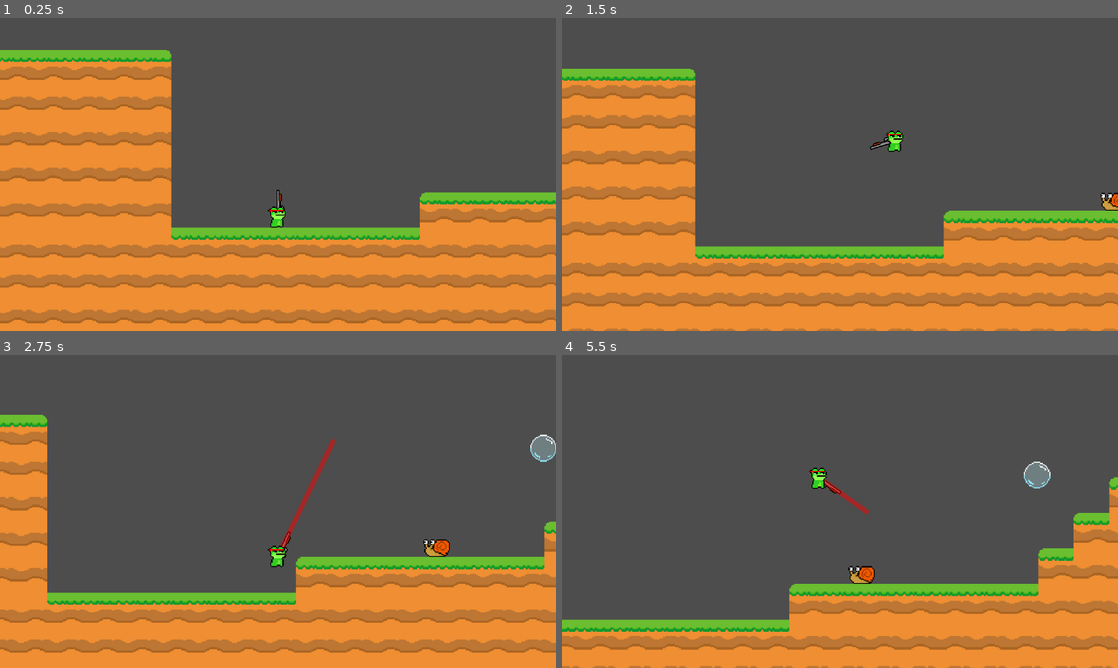
Above: before the commit, frames 1-4 (two rows, left to right).
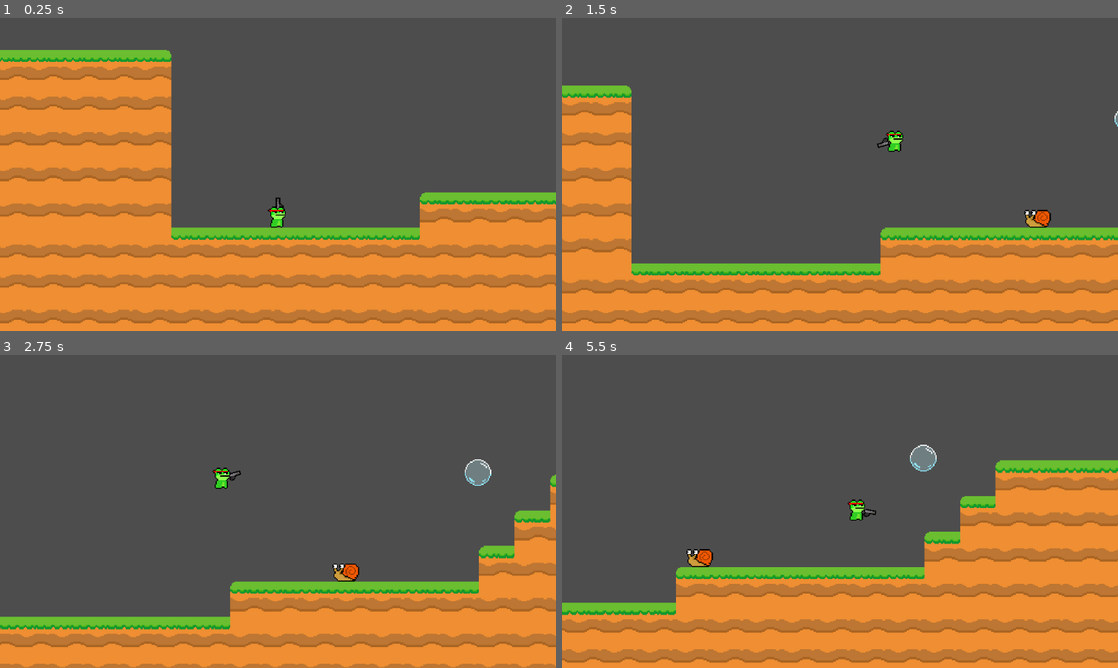
Above: after the commit, the same moments.

Repository: DylanMather2004/Gunphibian
Game: Godot game, scene res://Scenes/Levels/Level 1.tscn
Two runs of this game, one before a commit and one after it. Both use one fixed random seed, a clock stepped at 60 frames per second and the inputs below. The project has no main scene, so this scene is started directly.
Inputs (mouse positions are in pixels of both pictures, inside the frame that each line leads up to):
- Up to frame 1 (0.25 s): no input
- Up to frame 2 (1.5 s): tap Enter at 0.5 s; move the mouse to (962, 158) at 0.52 s; hold Right mouse button (Lick) 0.53-1.28 s; hold D (Right) from 0.53 s (still down); tap Space (Jump) at 0.77, 0.8, 1.07, 1.35 s; move the mouse to (728, 190) at 1.27 s
- Up to frame 3 (2.75 s): tap Space (Jump) at 1.52, 1.82, 2.3 s; right-click (166, 527) at 1.55 s; move the mouse to (333, 442) at 2.02 s; release D (Right) at 2.03 s; hold A (Left) from 2.03 s (still down); hold Right mouse button (Lick) from 2.03 s (still down)
- Up to frame 4 (5.5 s): move the mouse to (812, 574) at 2.77 s; release A (Left) at 2.78 s; release Right mouse button (Lick) at 2.78 s; hold D (Right) 2.78-4.28 s; click (812, 574) at 2.85 s; tap Space (Jump) at 3.02, 3.32, 3.77, 3.8, 4.07, 4.35, 4.52, 4.82, 5.3 s; right-click (812, 574) at 3.05 s; move the mouse to (1006, 558) at 3.52 s; hold Right mouse button (Lick) 3.53-4.28 s; move the mouse to (673, 464) at 4.27 s; hold A (Left) 4.28-5.03 s; right-click (673, 464) at 4.55 s; move the mouse to (867, 511) at 5.02 s; hold D (Right) from 5.03 s (still down); hold Right mouse button (Lick) from 5.03 s (still down)

The runs differ from the first frame. In frame 1, less than 0.1% of the frame differs, in the area x 49-52%, y 54-64%; in frame 2, 34%, in the area x 0-100%, y 16-100%; in frame 3, 27%; in frame 4, 33%.

Commit message:
Weapon-Dependant Damage
----Changelog----
Weapon now assigns damage TO bullets
GRAPPLE REMOVED
Move Input moved into a separate function

Diff:
--- a/Scenes/Levels/Level 1.tscn
+++ b/Scenes/Levels/Level 1.tscn
@@ -64,6 +64,7 @@
 move_speed = 150
 jump_height = 280
 fling_force = 400
+current_weapon = 1
 
 [node name="TileMap" type="TileMap" parent="."]
 tile_set = SubResource("TileSet_k60ef")
--- a/Scripts/Character Scripts/Player.gd
+++ b/Scripts/Character Scripts/Player.gd
@@ -33,7 +33,7 @@
 
 func _ready():
 	health = max_health
-	weapons[current_weapon-1]._Equip()
+	weapons[0]._Equip()
 	actual_friction=friction
 
 func _physics_process(delta):
@@ -51,43 +51,20 @@
 			velocity.x=lerp(velocity.x,0.0,actual_friction)
 		if !is_on_floor():
 			velocity.y+=gravity*delta
-
-
-		if Input.is_action_just_released("Lick"):
-			Engine.time_scale = 1
-			_fling_calculation()
+		_move_input()
 		move_and_slide()
-		if Input.is_action_just_pressed('Jump'):
-			jumpBuffer=0.2
 		if jumpBuffer>0.0&&is_on_floor():
 			velocity.y=-jump_height
-		var space_state = get_world_2d().direct_space_state
-		var query = PhysicsRayQueryParameters2D.create(global_position,get_global_mouse_position(),collision_mask,[self])
-		query.collide_with_areas=true
-		var result = space_state.intersect_ray(query)
-		if result:
-			end_point=result.position
-			if result.collider.is_in_group('Lickable'):
-				line_colour = Color(0,255,0,0.5)
-				target=result.collider
-			else:
-				line_colour=Color(255,0,0,0.5)
-				target=null
-		else:
-			line_colour=Color(255,0,0,0.5)
-			end_point=get_global_mouse_position()
-			target=null
-		queue_redraw()
 
+func _move_input():
+	direction = Input.get_axis("Left","Right")
+	if direction:
+		velocity.x=lerp(velocity.x,direction*move_speed,acceleration)
+	else:
+		velocity.x=lerp(velocity.x,0.0,actual_friction)
+	if Input.is_action_just_pressed('Jump'):
+			jumpBuffer=0.2
 
-func _fling_calculation():
-	if target !=null:
-		var flingdir = (get_global_mouse_position()-global_position).normalized()
-		var flingvelocity =flingdir*fling_force
-		actual_friction=grapple_friction
-		$GrappleTimer.start(0.3)
-
-		velocity=flingvelocity
 
 func change_health(change):
 	if change<0&&invincible==false:
@@ -119,7 +96,3 @@
 		if current_weapon>weapons.size():
 			current_weapon=1
 		weapons[current_weapon-1]._Equip()
-
-
-func _on_grapple_timer_timeout():
-	actual_friction=friction
--- a/Scripts/Weapon and Projectile Scripts/Weapon.gd
+++ b/Scripts/Weapon and Projectile Scripts/Weapon.gd
@@ -9,6 +9,7 @@
 var can_fire = true
 @export var fire_rate = 0.2
 @export var bullet_spread = 0.1
+@export var bullet_lifetime=0.5
 func _ready():
 	$Sprite.visible = equipped
 func _physics_process(delta):
@@ -30,6 +31,7 @@
 	bullet_instance.transform=$Firepoint.global_transform
 	rng.randomize()
 	bullet_instance.rotation += rng.randf_range(-bullet_spread,bullet_spread)
+	bullet_instance.damage=damage
 	$ShotTimer.start(fire_rate)
 	can_fire=false
 
--- a/project.godot
+++ b/project.godot
@@ -58,6 +58,16 @@
 "events": [Object(InputEventKey,"resource_local_to_scene":false,"resource_name":"","device":-1,"window_id":0,"alt_pressed":false,"shift_pressed":false,"ctrl_pressed":false,"meta_pressed":false,"pressed":false,"keycode":0,"physical_keycode":81,"key_label":0,"unicode":113,"echo":false,"script":null)
 ]
 }
+Charge-Jump={
+"deadzone": 0.5,
+"events": [Object(InputEventKey,"resource_local_to_scene":false,"resource_name":"","device":-1,"window_id":0,"alt_pressed":false,"shift_pressed":false,"ctrl_pressed":false,"meta_pressed":false,"pressed":false,"keycode":0,"physical_keycode":83,"key_label":0,"unicode":115,"echo":false,"script":null)
+]
+}
+Shoulder-Bash={
+"deadzone": 0.5,
+"events": [Object(InputEventKey,"resource_local_to_scene":false,"resource_name":"","device":-1,"window_id":0,"alt_pressed":false,"shift_pressed":false,"ctrl_pressed":false,"meta_pressed":false,"pressed":false,"keycode":0,"physical_keycode":4194325,"key_label":0,"unicode":0,"echo":false,"script":null)
+]
+}
 
 [layer_names]
 
